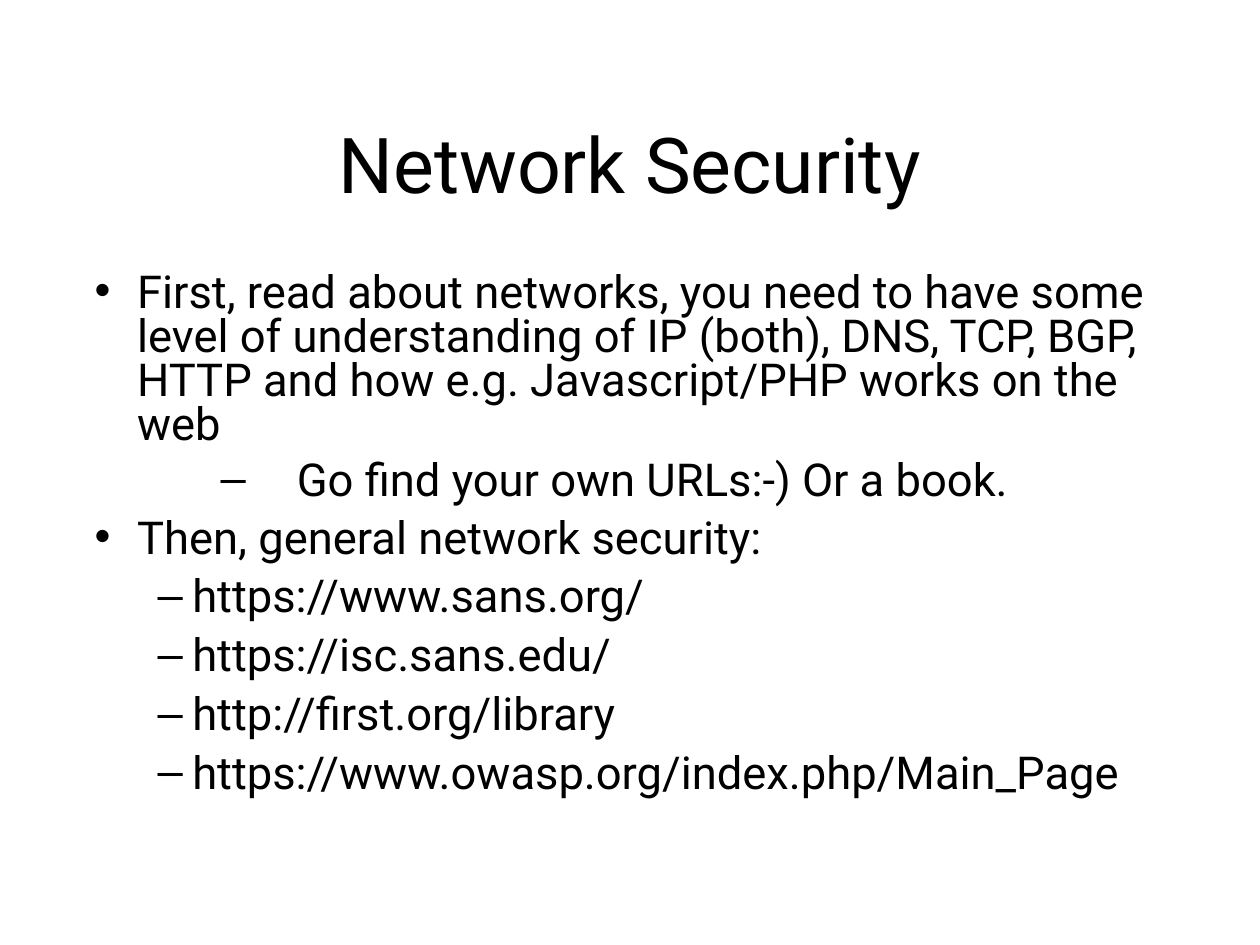
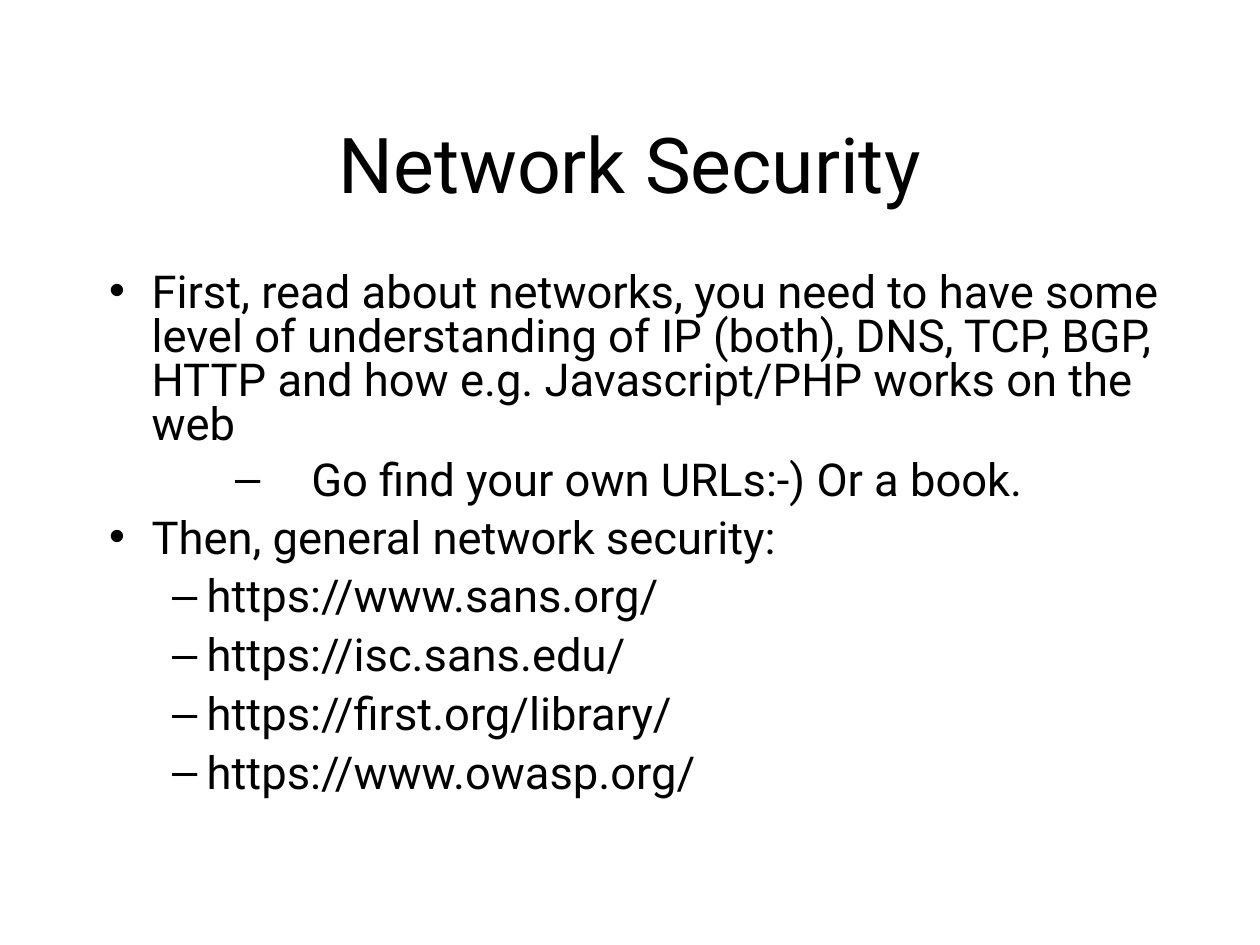
Before and after one commit to sftcd/cs7053, a slide deck: slide 32 of 2016lectures/02-concepts.ppt. Drawn at 1260x945 pixels with LibreOffice and Linux fonts; fonts in the diff are those of the drawing. Boxes give left, top, right and bottom in pixels: in the first picture for what was removed or moved away, otherwise in the second. Text is boxed around its words. In the diff, an @@ line names an element or a change of style, - is before the commit and + after.

```diff
--- a/2016lectures/02-concepts.ppt
+++ b/2016lectures/02-concepts.ppt
@@ text "First, read about networks, you ...": place and size @@
-text "First, read about networks, you ..." at (137,274,1144,799)
+text "First, read about networks, you ..." at (152,274,1158,799)
@@ text at (152,274,1158,681): indent changed @@
@@ text at (207,695,696,799): text changed @@
-  – http://first.org/library
-  – https://www.owasp.org/index.php/Main_Page
+  – https://first.org/library/
+  – https://www.owasp.org/
```
Also in this commit, not shown: 37 other slides changed, 1 other file.
